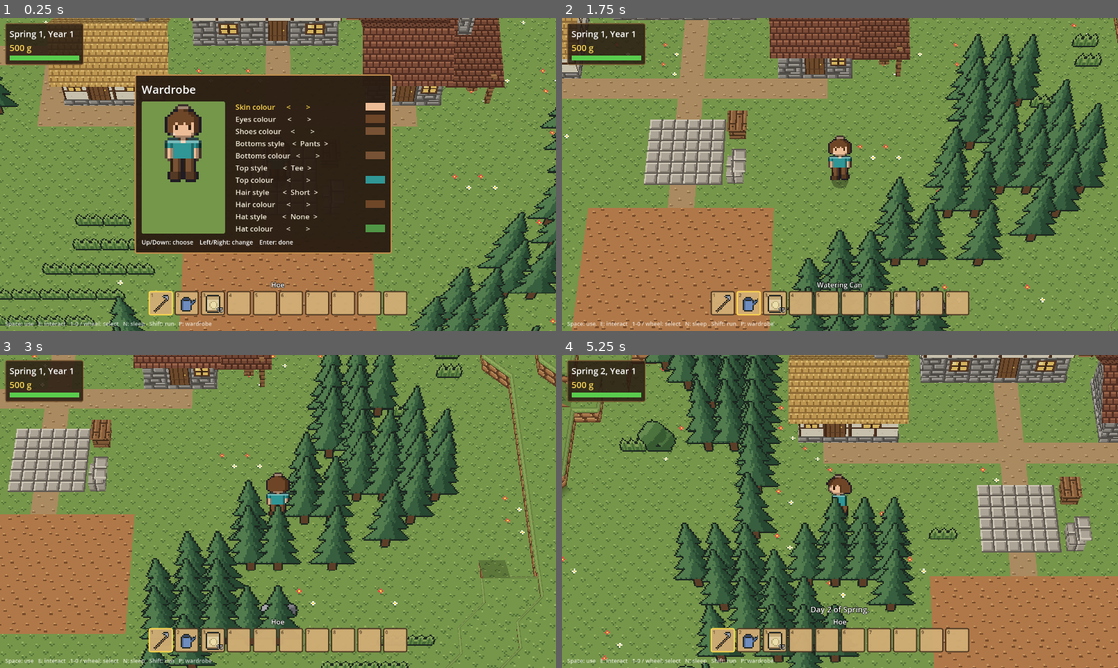
Above: before the commit, frames 1-4 (two rows, left to right).
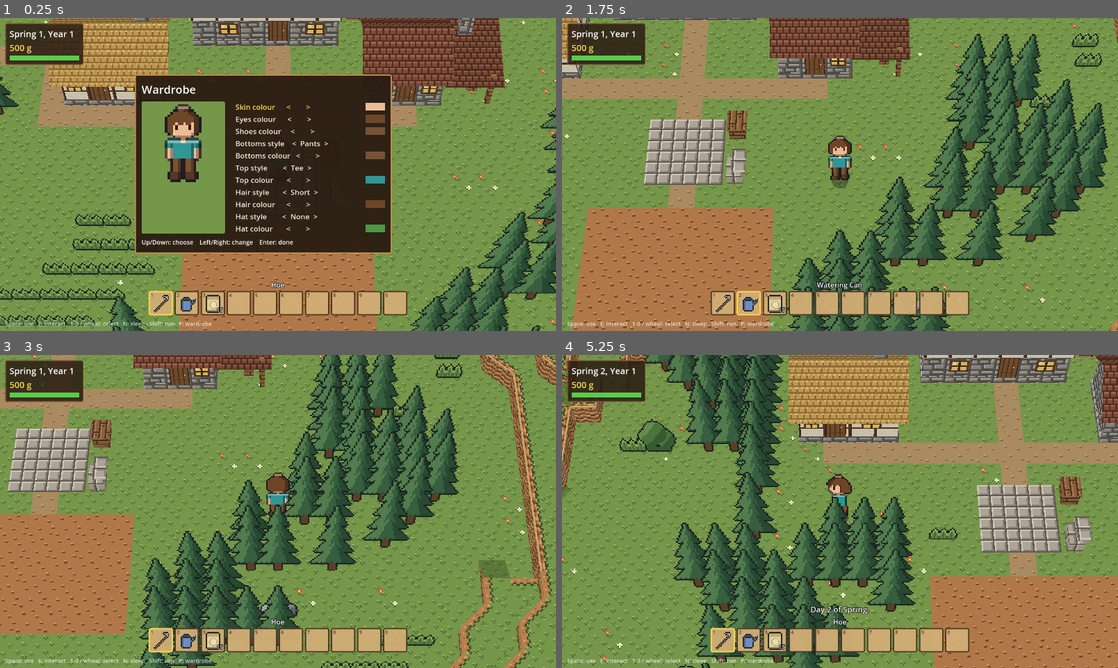
Above: after the commit, the same moments.

Repository: grimechristopher/procedural-game
Game: Godot game, scene res://scenes/main.tscn
Same seed, same stepped clock (60 frames per second), same inputs: the game is played once before the commit and once after it.
Inputs (mouse positions are in pixels of both pictures, inside the frame that each line leads up to):
- Up to frame 1 (0.25 s): no input
- Up to frame 2 (1.75 s): tap Enter (ui_accept) at 0.5, 0.77, 1.52 s; move the mouse to (962, 158) at 0.52 s; hold D (move_right) 0.53-1.28 s; hold Shift (run) 0.53-1.28 s; click (962, 158) at 0.67 s; move the mouse to (728, 190) at 1.27 s; hold S (move_down) from 1.28 s (still down); tap Mouse wheel down (hotbar_next) at 1.35 s; tap Shift (run) at 1.55 s
- Up to frame 3 (3 s): move the mouse to (333, 442) at 2.02 s; release S (move_down) at 2.03 s; hold D (move_right) 2.03-2.78 s; hold Mouse wheel up (hotbar_prev) 2.03-2.78 s; tap Shift (run) at 2.3 s; move the mouse to (250, 574) at 2.77 s; hold W (move_up) from 2.78 s (still down); tap E (interact) at 2.85 s; click (250, 574) at 2.92 s
- Up to frame 4 (5.25 s): tap Enter (ui_accept) at 3.02, 3.77, 4.52 s; tap Shift (run) at 3.05, 3.8, 4.35 s; move the mouse to (1006, 558) at 3.52 s; release W (move_up) at 3.53 s; hold R (regenerate) 3.53-4.28 s; hold A (move_left) 3.53-5.03 s; move the mouse to (673, 464) at 4.27 s; move the mouse to (867, 511) at 5.02 s; hold S (move_down) from 5.03 s (still down); hold N (sleep) from 5.03 s (still down); click (867, 511) at 5.17 s

The runs differ from the first frame. In frame 1, less than 0.1% of the frame differs, in the area x 93-96%, y 4-34%; in frame 2, less than 0.1%; in frame 3, 3.4%, in the area x 80-100%, y 0-100%; in frame 4, 0.9%.

Commit message:
Cliff rock starts on the top surface, HGSS style
Replaces the 3D grass lip with a band along each cliff's top edge: grass
ending in a wavy fringe, then the cliff's rock or earth, which runs on down
the face. It also shows on cliffs facing away from the camera, so drops to
the north read. Rock faces are now horizontal strata instead of clods.

Co-Authored-By: Claude Opus 5.5 <noreply@anthropic.com>
Claude-Session: https://claude.ai/code/session_01QBAyNdiLYtBbpQzeaWaTYf

Diff:
--- a/scripts/edges.gd
+++ b/scripts/edges.gd
@@ -1,36 +1,26 @@
 class_name Edges
 extends RefCounted
 
-## The dressing on every cliff edge of the terrain, HGSS style: a rounded
-## grass lip bulging over the edge, the face below it (earth on gentle
-## ground, where cliffs are half a block, rocky clods where the terrain is
-## cliffy and cliffs are whole blocks), and a soft shadow on the ground at
-## its foot. Lips sweep round convex corners in a curve, so plateaus read as
-## rounded rather than as stacks of cubes.
+## The dressing on every cliff edge of the terrain, HGSS style: the cliff's
+## rock (or earth, on gentle ground) starts on the top surface, in a band
+## below a wavy grass edge, then runs down the face; and a soft shadow lies
+## on the ground at its foot. The band also shows on cliffs facing away from
+## the camera, whose faces are hidden, so drops to the north still read.
 ##
 ## It's one mesh laid over the GridMap's blocks, built once per map from
 ## the heights; the blocks underneath still define where you can walk.
 
-## The lip's cross-section, from the top edge outward and down: (how far
-## out, how far below the top). Heights are in blocks, out in cells.
-const LIP := [
-	Vector2(0.0, 0.0), Vector2(0.07, -0.02), Vector2(0.125, -0.06),
-	Vector2(0.155, -0.115), Vector2(0.14, -0.165), Vector2(0.085, -0.2), Vector2(0.0, -0.215),
-]
-## How far along the cross-section each step starts, 0..1, for wrapping
-## the lip tile over it.
-static var _lip_v := _lip_lengths()
-
-## Half cliffs get a smaller lip, so it doesn't swallow their face.
-const HALF_CLIFF_LIP := 0.65
-
-## Faces sit this far in front of the blocks' own sides.
+## How far the band reaches in from the edge, in cells: the band tiles'
+## bottom five rows (11-15).
+const BAND := 5.0 / 16.0
+## Faces sit this far in front of the blocks' own sides, and bands this
+## far above their tops (a little more per facing, so overlapping bands at
+## corners don't flicker).
 const FACE_OFFSET := 0.01
+const BAND_LIFT := 0.003
 const WATER_SURFACE := -0.25
 const SHADOW_WIDTH := 0.45
 const SHADOW_ALPHA := 0.35
-## Steps for a lip sweeping round a right-angle corner.
-const CORNER_STEPS := 4
 
 const T := GridWorld.Tile
 const SOLID_TOPS := [T.FULL, T.FULL_DIRT, T.ROCK, T.HALF]
@@ -46,17 +36,16 @@
 	var shadow := SurfaceTool.new()
 	shadow.begin(Mesh.PRIMITIVE_TRIANGLES)
 	for s in segments:
-		faces += _lip(s.p0, s.p1, s.o, s.top, _lip_scale(s))
+		faces.append(_band(s))
 		faces.append(_face(s))
 		if not s.water and s.o.y > -0.3:
 			_shadow(shadow, s)
-	faces += _corners(segments)
 	var root := Node3D.new()
 	root.name = "Edges"
 	if faces.is_empty():
 		return root
 	var mesh := MeshInstance3D.new()
-	mesh.name = "Lips"
+	mesh.name = "Cliffs"
 	mesh.mesh = world._build_mesh(faces, {}, world.block_material())
 	root.add_child(mesh)
 	var shadows := MeshInstance3D.new()
@@ -125,78 +114,21 @@
 	return segments
 
 
-## The lip along a straight edge: one strip per step of the cross-section,
-## grass on top fading to a dark underside by the faces' shading.
-static func _lip(p0: Vector2, p1: Vector2, o: Vector2, top: float, scale: float) -> Array:
-	var faces := []
-	for i in LIP.size() - 1:
-		var a: Vector2 = LIP[i] * scale
-		var b: Vector2 = LIP[i + 1] * scale
-		var pts := [
-			_at(p0 + o * a.x, top + a.y), _at(p1 + o * a.x, top + a.y),
-			_at(p1 + o * b.x, top + b.y), _at(p0 + o * b.x, top + b.y),
-		]
-		var u0 := _along(p0, o)
-		var u1 := u0 + p0.distance_to(p1)
-		faces.append([pts, _normal(o, a, b), GridWorld.Tex.LIP,
-			[Vector2(u0, _lip_v[i]), Vector2(u1, _lip_v[i]), Vector2(u1, _lip_v[i + 1]), Vector2(u0, _lip_v[i + 1])]])
-	return faces
+## The band along the top of a cliff edge: grass giving way to the cliff's
+## rock or earth, which meets the face at the edge.
+static func _band(s: Dictionary) -> Array:
+	var lift: float = BAND_LIFT * (2.0 + s.o.angle() / PI)
+	var inner: Vector2 = -s.o * BAND
+	var pts := [_at(s.p0 + inner, s.top + lift), _at(s.p1 + inner, s.top + lift),
+		_at(s.p1, s.top + lift), _at(s.p0, s.top + lift)]
+	var u0 := _along(s.p0, s.o)
+	var u1: float = u0 + s.p0.distance_to(s.p1)
+	var tex: int = GridWorld.Tex.CLIFF_TOP if s.tex == GridWorld.Tex.DIRT else GridWorld.Tex.EARTH_TOP
+	return [pts, Vector3.UP, tex,
+		[Vector2(u0, 1.0 - BAND), Vector2(u1, 1.0 - BAND), Vector2(u1, 0.999), Vector2(u0, 0.999)]]
 
 
-## The lip swept round a corner at p, from facing o0 to facing o1.
-static func _sweep(p: Vector2, o0: Vector2, o1: Vector2, top: float, scale: float) -> Array:
-	var faces := []
-	var a0 := o0.angle()
-	var turn := wrapf(o1.angle() - a0, -PI, PI)
-	var steps := maxi(1, roundi(absf(turn) / (PI / 2.0) * CORNER_STEPS))
-	for k in steps:
-		var u0 := Vector2.from_angle(a0 + turn * k / steps)
-		var u1 := Vector2.from_angle(a0 + turn * (k + 1) / steps)
-		var mid := (u0 + u1).normalized()
-		for i in LIP.size() - 1:
-			var a: Vector2 = LIP[i] * scale
-			var b: Vector2 = LIP[i + 1] * scale
-			var pts := [
-				_at(p + u0 * a.x, top + a.y), _at(p + u1 * a.x, top + a.y),
-				_at(p + u1 * b.x, top + b.y), _at(p + u0 * b.x, top + b.y),
-			]
-			var w := 0.25 * (k + 1) / steps
-			var uvs := [Vector2(w - 0.25 / steps, _lip_v[i]), Vector2(w, _lip_v[i]),
-				Vector2(w, _lip_v[i + 1]), Vector2(w - 0.25 / steps, _lip_v[i + 1])]
-			if a.x == 0.0:
-				pts.remove_at(1)
-				uvs.remove_at(1)
-			elif b.x == 0.0:
-				pts.remove_at(2)
-				uvs.remove_at(2)
-			faces.append([pts, _normal(mid, a, b), GridWorld.Tex.LIP, uvs])
-	return faces
-
-
-## Rounds each convex corner where two edges at the same height meet.
-static func _corners(segments: Array) -> Array:
-	var ends := {}
-	for s in segments:
-		for p in [s.p0, s.p1]:
-			var key := Vector3i(roundi(p.x * 2.0), roundi(p.y * 2.0), roundi(s.top * 2.0))
-			if not ends.has(key):
-				ends[key] = []
-			ends[key].append(s)
-	var faces := []
-	for key in ends:
-		var at: Array = ends[key]
-		if at.size() != 2:
-			continue
-		var a: Dictionary = at[0]
-		var b: Dictionary = at[1]
-		var p := Vector2(key.x, key.y) / 2.0
-		var along_b: Vector2 = (b.p1 if b.p0.is_equal_approx(p) else b.p0) - p
-		if a.o.dot(along_b) < -0.01:
-			faces += _sweep(p, a.o, b.o, a.top, minf(_lip_scale(a), _lip_scale(b)))
-	return faces
-
-
-## The face under the lip, a hair in front of the blocks' own side, with
+## The face below the band, a hair in front of the blocks' own side, with
 ## its tile hanging from the top edge so each block shows one tile.
 static func _face(s: Dictionary) -> Array:
 	var o: Vector2 = s.o * FACE_OFFSET
@@ -206,10 +138,6 @@
 	var uvs := [Vector2(u0, 0), Vector2(u0 + length, 0),
 		Vector2(u0 + length, s.top - s.bottom), Vector2(u0, s.top - s.bottom)]
 	return [pts, Vector3(s.o.x, 0, s.o.y), s.tex, uvs]
-
-
-static func _lip_scale(s: Dictionary) -> float:
-	return HALF_CLIFF_LIP if s.top - s.bottom <= 0.5 else 1.0
 
 
 ## A strip of shade on the ground at the foot of a face, fading outward.
@@ -232,12 +160,6 @@
 	return Vector3(p.x, y, p.y)
 
 
-## Outward normal of the cross-section step a -> b, facing o.
-static func _normal(o: Vector2, a: Vector2, b: Vector2) -> Vector3:
-	var d := b - a
-	return (Vector3(o.x, 0, o.y) * -d.y + Vector3.UP * d.x).normalized()
-
-
 ## Where a texture starts along an edge from p, in world units, so
 ## neighbouring edges' tiles line up.
 static func _along(p: Vector2, o: Vector2) -> float:
@@ -246,15 +168,3 @@
 	if absf(o.x) > 0.9:
 		return p.y
 	return 0.0
-
-
-## Cumulative length along LIP, as fractions of the whole: 0 at the top
-## edge, 1 at the underside.
-static func _lip_lengths() -> PackedFloat32Array:
-	var lengths := PackedFloat32Array([0.0])
-	for i in range(1, LIP.size()):
-		var step: Vector2 = LIP[i] - LIP[i - 1]
-		lengths.append(lengths[i - 1] + step.length())
-	for i in lengths.size():
-		lengths[i] /= lengths[lengths.size() - 1]
-	return lengths
--- a/scripts/world.gd
+++ b/scripts/world.gd
@@ -105,10 +105,10 @@
 enum Tex {
 	GRASS, GRASS_SIDE, DIRT, PATH, FLOWERS, STONE, PLANKS, TILLED, TILLED_WET, SOIL,
 	THATCH, SHINGLE, PLASTER, WINDOW, DOOR_TOP, DOOR_BOTTOM, FIELDSTONE, EMBERS,
-	EARTH_SIDE, LIP,
+	EARTH_SIDE, CLIFF_TOP, EARTH_TOP,
 }
 const TEX_COLS := 4
-const TEX_ROWS := 5
+const TEX_ROWS := 6
 
 const TILESET := preload("res://assets/tileset.png")
 const BLOCK_SHADER := preload("res://assets/block.gdshader")
Binary file changed: assets/tileset.png
Not shown, changed: documentation/art/README.md
Not shown, changed: tools/make_tileset.py
